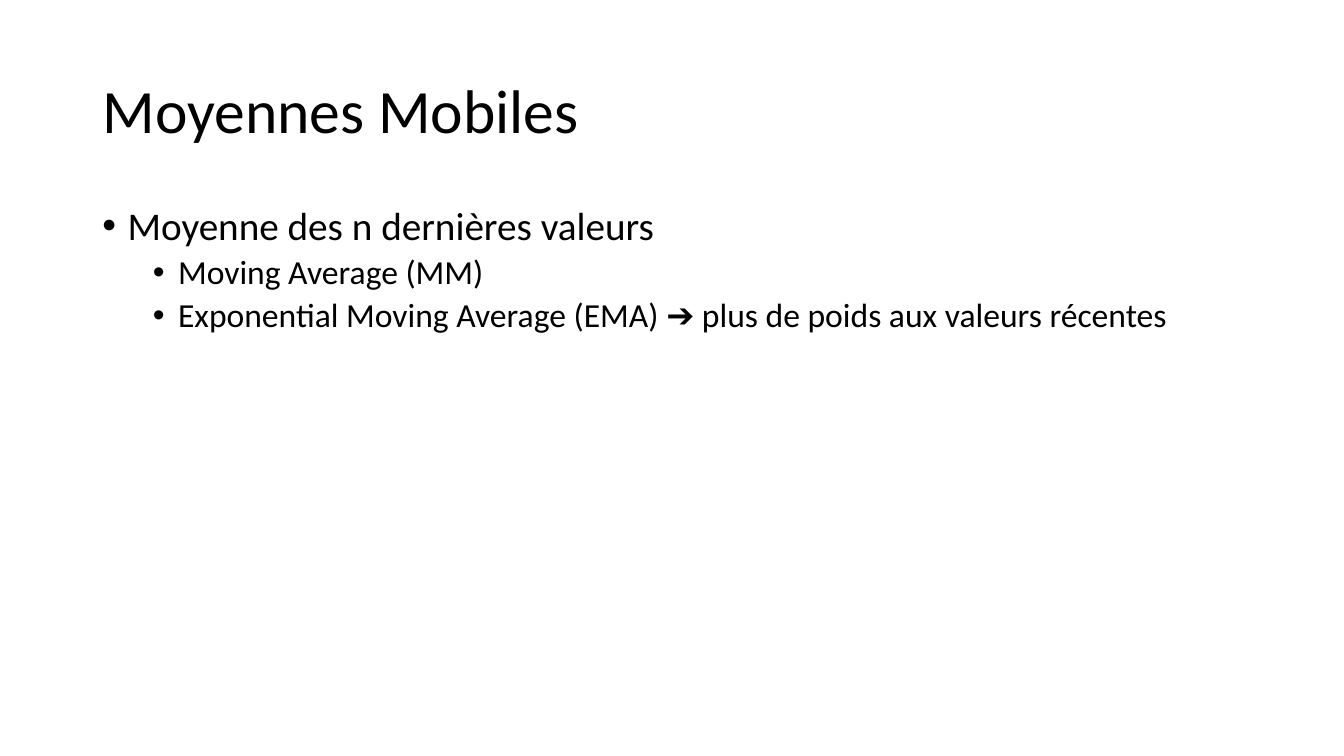
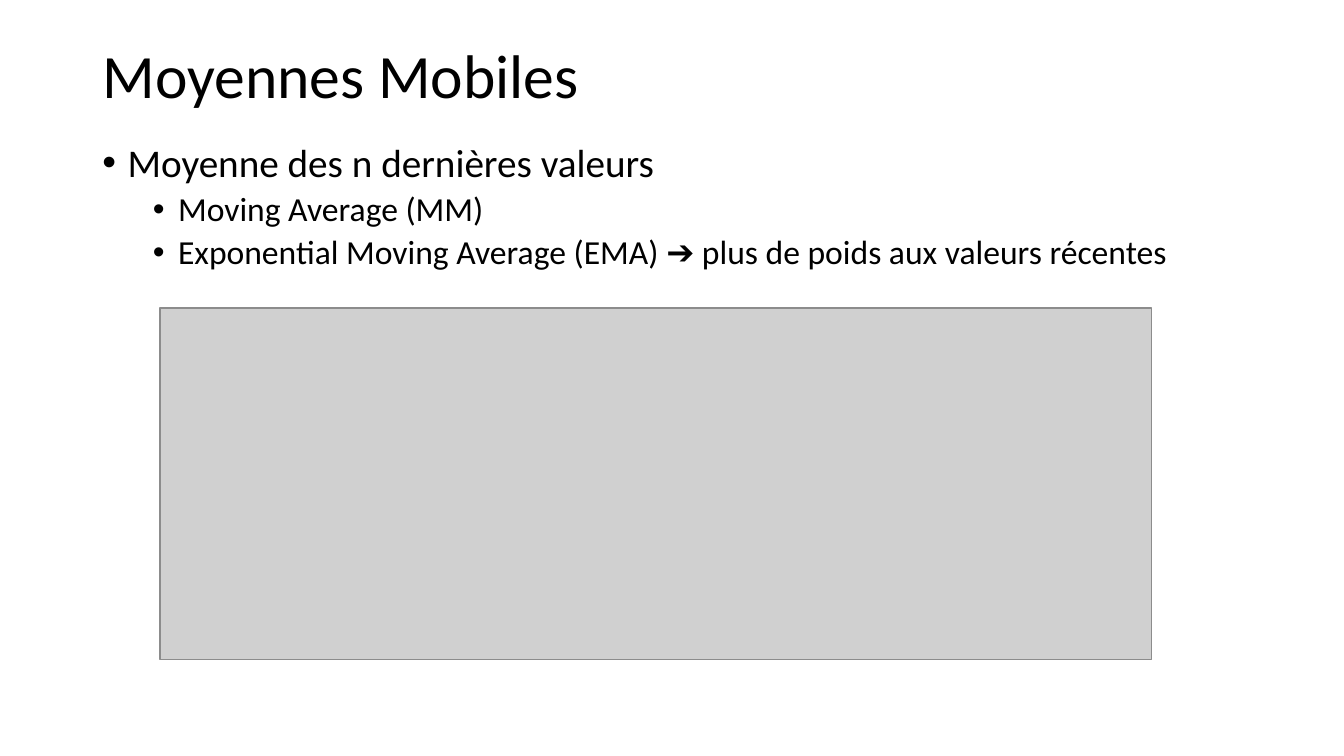
Before and after one commit to dadelcarbo/UltimateChartistRoot, a slide deck: slide 24 of Formation/Formation Bourse_Benoit.pptx. Drawn at 1344x756 pixels with LibreOffice and Linux fonts; fonts in the diff are those of the drawing; grey boxes stand for pictures. Boxes give left, top, right and bottom in pixels: in the first picture for what was removed or moved away, otherwise in the second. Text is boxed around its words. In the diff, an @@ line names an element or a change of style, - is before the commit and + after.

```diff
--- a/Formation/Formation Bourse_Benoit.pptx
+++ b/Formation/Formation Bourse_Benoit.pptx
@@ title "Moyennes Mobiles" at <box>102,55,578,108</box>: vertical alignment middle to top @@
@@ text "Moyenne des n dernières valeurs": place and size @@
-text "Moyenne des n dernières valeurs" at <box>128,212,1167,333</box>
+text "Moyenne des n dernières valeurs" at <box>128,149,1167,270</box>
@@ picture added at <box>160,309,1151,660</box> @@
```
Also in this commit, not shown: 5 other slides changed, 15 other files.
